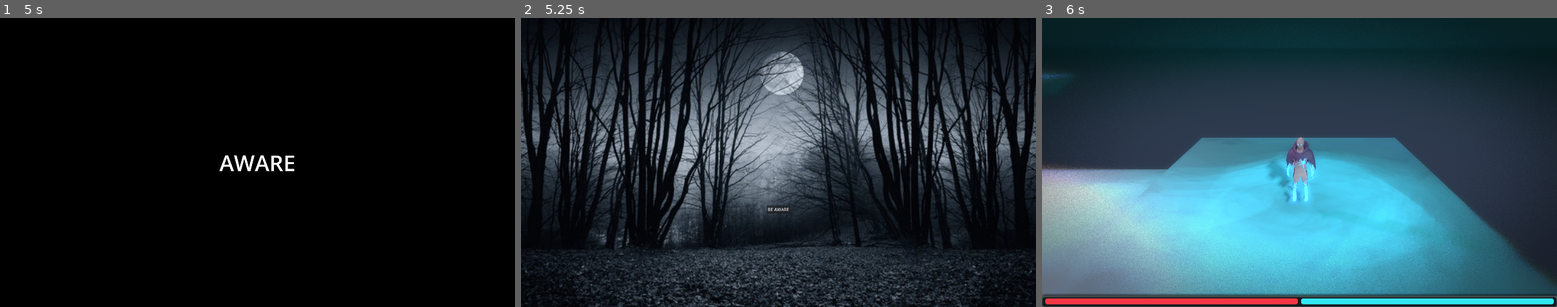
Above: before the commit, frames 1-3 (left to right).
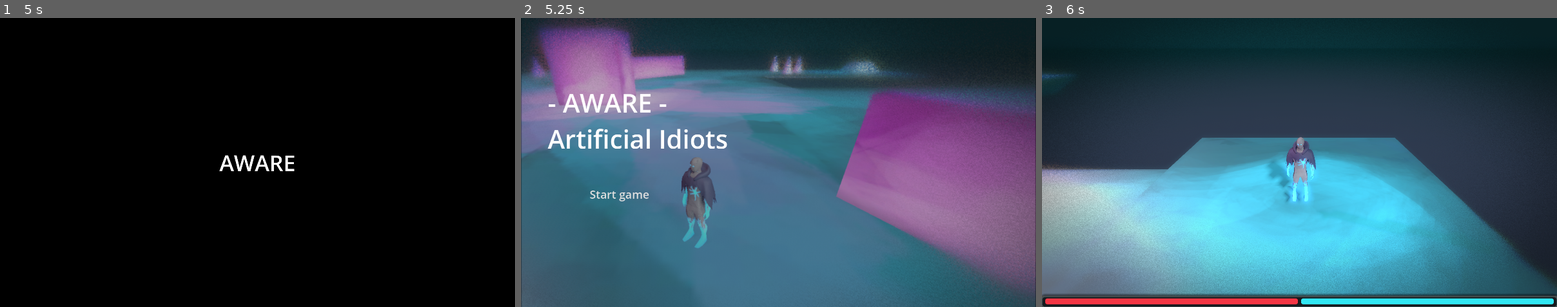
Above: after the commit, the same moments.

Repository: 1p22geo/AWARE_v0
Game: Godot game, scene res://scenes/Boot/Boot.tscn
The game is run twice, just before and just after one commit, with the same random seed, the same clock (stepped at 60 frames per second) and the same inputs.
Inputs (mouse positions are in pixels of both pictures, inside the frame that each line leads up to):
- Up to frame 1 (5 s): tap Enter at 0.5, 2, 3.5 s; move the mouse to (370, 148) at 0.52 s; hold D (move_right) 0.53-1.25 s; hold Shift 0.53-1.25 s; click (370, 148) at 0.67 s; tap Space (jump) at 0.77, 1.25, 2.75, 3.77, 4.25 s; drag from (154, 176) to (231, 220) at 1.27 s; move the mouse to (309, 98) at 2.02 s; hold D (move_right) 2.03-2.75 s; tap Ctrl at 2.1 s; drag from (231, 220) to (103, 119) at 2.77 s; move the mouse to (412, 205) at 3.52 s; hold A (move_left) 3.53-4.25 s; tap Alt at 3.6 s; drag from (103, 119) to (180, 90) at 4.27 s
- Up to frame 2 (5.25 s): move the mouse to (804, 162) at 5.02 s; hold S (move_backward) from 5.03 s (still down); hold Shift from 5.03 s (still down); click (804, 162) at 5.17 s
- Up to frame 3 (6 s): release S (move_backward) at 5.75 s; release Shift at 5.75 s; click "BE AWARE" (after the commit: "Start game") at 5.75 s

Frame 1 is identical in both runs. In frame 2, 89% of the frame differs, in the area x 0-100%, y 0-100%; in frame 3, nothing differs.

Commit message:
fix: cosmetic main menu

Diff:
--- a/scenes/UI/MainMenu/MainMenu.tscn
+++ b/scenes/UI/MainMenu/MainMenu.tscn
@@ -1,7 +1,9 @@
-[gd_scene load_steps=3 format=3 uid="uid://bag0oxvak101b"]
+[gd_scene load_steps=4 format=3 uid="uid://bag0oxvak101b"]
 
-[ext_resource type="Texture2D" uid="uid://b5d2yeopmjwaa" path="res://assets/bg.jpg" id="1_6quh8"]
+[ext_resource type="Texture2D" uid="uid://d0eiv5fk4o6yn" path="res://assets/bg.png" id="1_7pemc"]
 [ext_resource type="Script" uid="uid://3cae4swy37rg" path="res://scenes/UI/MainMenu/button.gd" id="2_7pemc"]
+
+[sub_resource type="StyleBoxEmpty" id="StyleBoxEmpty_5o0ao"]
 
 [node name="MainMenu" type="Control"]
 layout_mode = 3
@@ -21,7 +23,7 @@
 grow_vertical = 2
 mouse_default_cursor_shape = 5
 accessibility_name = "background"
-texture = ExtResource("1_6quh8")
+texture = ExtResource("1_7pemc")
 stretch_mode = 6
 
 [node name="Button" type="Button" parent="."]
@@ -31,14 +33,27 @@
 anchor_top = 0.5
 anchor_right = 0.5
 anchor_bottom = 0.5
-offset_left = -44.0
-offset_top = 160.0
-offset_right = 44.0
-offset_bottom = 191.0
+offset_left = -780.0
+offset_top = 90.0
+offset_right = -406.0
+offset_bottom = 148.0
 grow_horizontal = 2
 grow_vertical = 2
 accessibility_name = "start button"
-text = "BE AWARE"
+theme_override_font_sizes/font_size = 42
+theme_override_styles/normal = SubResource("StyleBoxEmpty_5o0ao")
+text = "Start game
+"
 script = ExtResource("2_7pemc")
 
+[node name="Label" type="Label" parent="."]
+layout_mode = 1
+offset_left = 100.0
+offset_top = 250.0
+offset_right = 772.0
+offset_bottom = 517.0
+theme_override_font_sizes/font_size = 96
+text = "- AWARE -
+Artificial Idiots"
+
 [connection signal="pressed" from="Button" to="Button" method="_on_pressed"]
--- a/scenes/UI/menu.tscn
+++ b/scenes/UI/menu.tscn
@@ -15,6 +15,7 @@
 grow_vertical = 2
 size_flags_horizontal = 3
 size_flags_vertical = 3
+accessibility_name = "ui"
 script = ExtResource("1_u81ku")
 
 [node name="ColorRect" type="ColorRect" parent="Control"]
@@ -24,6 +25,7 @@
 anchor_bottom = 1.0
 grow_horizontal = 2
 grow_vertical = 2
+accessibility_name = "ui"
 color = Color(0, 0, 0, 0.5058824)
 
 [node name="MainButtons" type="VBoxContainer" parent="Control"]
@@ -40,23 +42,27 @@
 grow_horizontal = 2
 grow_vertical = 2
 mouse_filter = 0
+accessibility_name = "ui"
 theme_override_constants/separation = 10
 
 [node name="Button" type="Button" parent="Control/MainButtons"]
 layout_mode = 2
 size_flags_vertical = 3
+accessibility_name = "ui"
 theme_override_font_sizes/font_size = 24
 text = "Resume"
 
 [node name="Button2" type="Button" parent="Control/MainButtons"]
 layout_mode = 2
 size_flags_vertical = 3
+accessibility_name = "ui"
 theme_override_font_sizes/font_size = 24
 text = "Options"
 
 [node name="Button3" type="Button" parent="Control/MainButtons"]
 layout_mode = 2
 size_flags_vertical = 3
+accessibility_name = "ui"
 theme_override_font_sizes/font_size = 24
 text = "Exit"
 
@@ -73,6 +79,7 @@
 offset_bottom = 191.0
 grow_horizontal = 2
 grow_vertical = 2
+accessibility_name = "ui"
 
 [node name="VBoxContainer" type="VBoxContainer" parent="Control/Options"]
 layout_mode = 1
@@ -87,22 +94,26 @@
 offset_bottom = 125.0
 grow_horizontal = 2
 grow_vertical = 2
+accessibility_name = "ui"
 theme_override_constants/separation = 15
 
 [node name="Label" type="Label" parent="Control/Options/VBoxContainer"]
 layout_mode = 2
+accessibility_name = "ui"
 theme_override_font_sizes/font_size = 32
 text = "Options"
 horizontal_alignment = 1
 
 [node name="MasterVolumeBox" type="HBoxContainer" parent="Control/Options/VBoxContainer"]
 layout_mode = 2
+accessibility_name = "ui"
 theme_override_constants/separation = 10
 
 [node name="Label" type="Label" parent="Control/Options/VBoxContainer/MasterVolumeBox"]
 layout_mode = 2
 size_flags_horizontal = 3
 size_flags_stretch_ratio = 0.5
+accessibility_name = "ui"
 theme_override_font_sizes/font_size = 20
 text = "Master"
 
@@ -111,8 +122,7 @@
 layout_mode = 2
 size_flags_horizontal = 3
 size_flags_stretch_ratio = 1.5
-min_value = 0.0
-max_value = 100.0
+accessibility_name = "ui"
 step = 0.0
 value = 100.0
 
@@ -121,17 +131,20 @@
 layout_mode = 2
 size_flags_horizontal = 3
 size_flags_stretch_ratio = 0.2
+accessibility_name = "ui"
 theme_override_font_sizes/font_size = 20
 text = "100%"
 
 [node name="MusicVolumeBox" type="HBoxContainer" parent="Control/Options/VBoxContainer"]
 layout_mode = 2
+accessibility_name = "ui"
 theme_override_constants/separation = 10
 
 [node name="Label" type="Label" parent="Control/Options/VBoxContainer/MusicVolumeBox"]
 layout_mode = 2
 size_flags_horizontal = 3
 size_flags_stretch_ratio = 0.5
+accessibility_name = "ui"
 theme_override_font_sizes/font_size = 20
 text = "Music"
 
@@ -140,8 +153,7 @@
 layout_mode = 2
 size_flags_horizontal = 3
 size_flags_stretch_ratio = 1.5
-min_value = 0.0
-max_value = 100.0
+accessibility_name = "ui"
 step = 0.0
 value = 100.0
 
@@ -150,17 +162,20 @@
 layout_mode = 2
 size_flags_horizontal = 3
 size_flags_stretch_ratio = 0.2
+accessibility_name = "ui"
 theme_override_font_sizes/font_size = 20
 text = "100%"
 
 [node name="SfxVolumeBox" type="HBoxContainer" parent="Control/Options/VBoxContainer"]
 layout_mode = 2
+accessibility_name = "ui"
 theme_override_constants/separation = 10
 
 [node name="Label" type="Label" parent="Control/Options/VBoxContainer/SfxVolumeBox"]
 layout_mode = 2
 size_flags_horizontal = 3
 size_flags_stretch_ratio = 0.5
+accessibility_name = "ui"
 theme_override_font_sizes/font_size = 20
 text = "SFX"
 
@@ -169,8 +184,7 @@
 layout_mode = 2
 size_flags_horizontal = 3
 size_flags_stretch_ratio = 1.5
-min_value = 0.0
-max_value = 100.0
+accessibility_name = "ui"
 step = 0.0
 value = 100.0
 
@@ -179,17 +193,20 @@
 layout_mode = 2
 size_flags_horizontal = 3
 size_flags_stretch_ratio = 0.2
+accessibility_name = "ui"
 theme_override_font_sizes/font_size = 20
 text = "100%"
 
 [node name="EnvironmentVolumeBox" type="HBoxContainer" parent="Control/Options/VBoxContainer"]
 layout_mode = 2
+accessibility_name = "ui"
 theme_override_constants/separation = 10
 
 [node name="Label" type="Label" parent="Control/Options/VBoxContainer/EnvironmentVolumeBox"]
 layout_mode = 2
 size_flags_horizontal = 3
 size_flags_stretch_ratio = 0.5
+accessibility_name = "ui"
 theme_override_font_sizes/font_size = 20
 text = "Environment"
 
@@ -198,8 +215,7 @@
 layout_mode = 2
 size_flags_horizontal = 3
 size_flags_stretch_ratio = 1.5
-min_value = 0.0
-max_value = 100.0
+accessibility_name = "ui"
 step = 0.0
 value = 100.0
 
@@ -208,6 +224,7 @@
 layout_mode = 2
 size_flags_horizontal = 3
 size_flags_stretch_ratio = 0.2
+accessibility_name = "ui"
 theme_override_font_sizes/font_size = 20
 text = "100%"
 
@@ -224,6 +241,7 @@
 offset_bottom = -53.0
 grow_horizontal = 2
 grow_vertical = 0
+accessibility_name = "ui"
 theme_override_font_sizes/font_size = 24
 text = "Back"
 
Binary file removed: assets/bg.jpg
Binary file added: assets/bg.png
Not shown, changed: assets/bg.png.import
